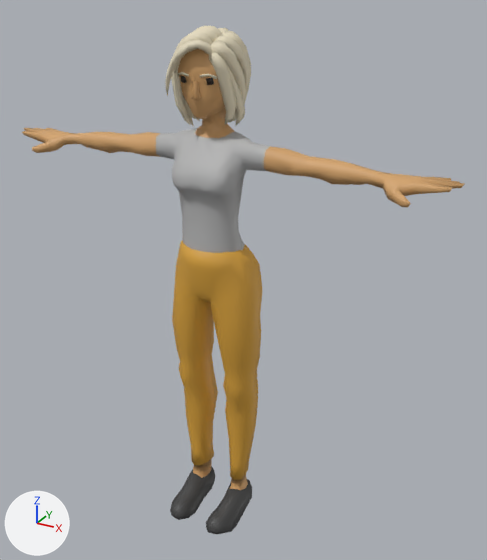
An edit to the glTF model js/models/avatars/club-crowd-vf2.glb, drawn before and after from the same camera.
Before and after are seen from a camera (50 mm lens) standing at (1.162, -1.967, 1.961) and looking at (0.085, -0.008, 0.982). The axes (+X, +Y, +Z) are drawn at lower left. The lights are the same throughout. The picture after the commit comes second. Vertices at exactly the same position are counted once.

The first picture shows 'Casual_Body'.
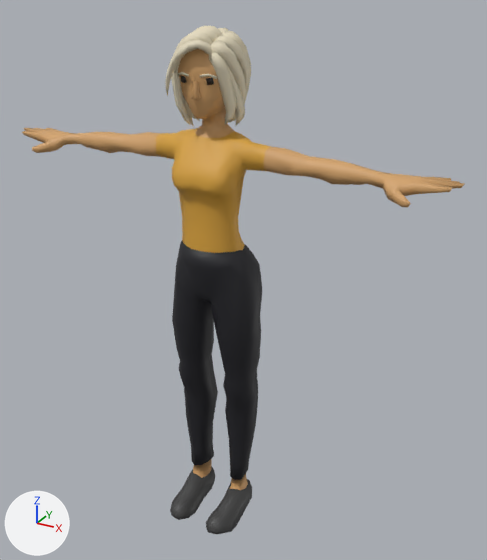
Where the change shows, as pixel boxes [x1, y1, x2, y2] in the pictures (487 x 560 px):
part 1 of me_casual_body, recoloured (orange to black)
    both: [172, 241, 262, 480]
part 2 of me_casual_body, recoloured (grey to orange)
    both: [156, 128, 270, 253]

Patch to the scene script:
```diff
--- a/js/models/avatars/club-crowd-vf2.glb.py
+++ b/js/models/avatars/club-crowd-vf2.glb.py
@@ me_casual_body @@
 me_casual_body.from_pydata(...)  # 1674 vertices, 3212 faces; spans x -0.82..0.83, y -0.27..0.1, z -0.01..1.84
 # used by ob_casual_body; location = (0.0, 0.0, 0.0)
+# me_casual_body part 1: 536 faces centred in x -0.17..0.17, y -0.17..0.06, z 0.15..1.13 are repainted in the vertex colours; the middle colour goes from orange #d8a23b to black #1c1c22
+# me_casual_body part 2: 294 faces centred in x -0.2..0.2, y -0.18..0.01, z 1.11..1.52 are repainted in the vertex colours; the middle colour goes from grey #b4b4b4 to orange #d8a23b
 me_casual_body.materials.append(mat_crowd)
```
